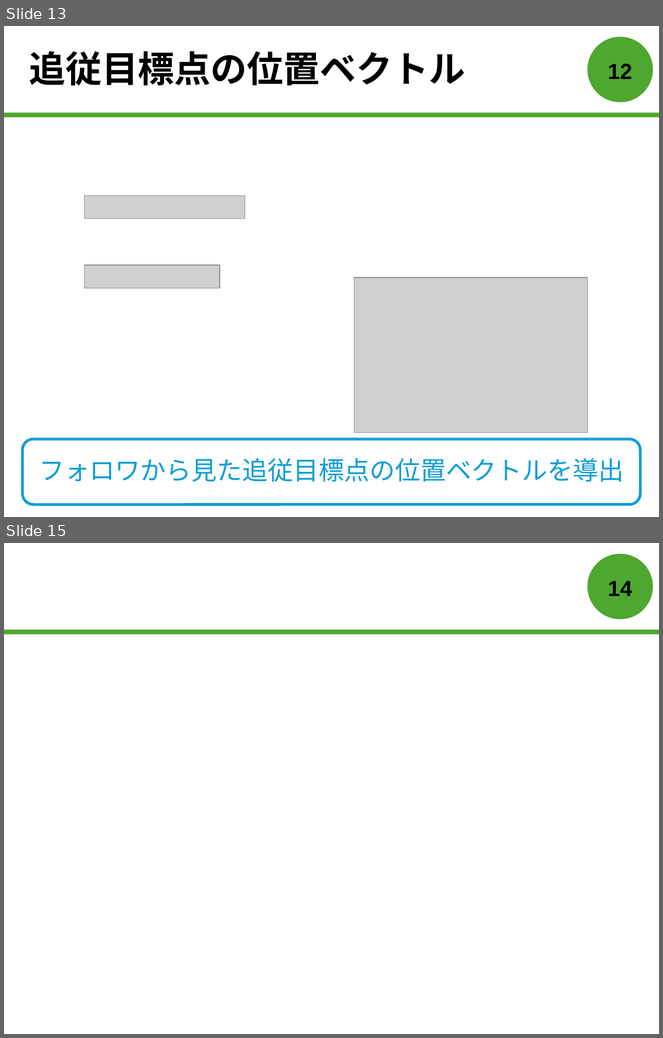
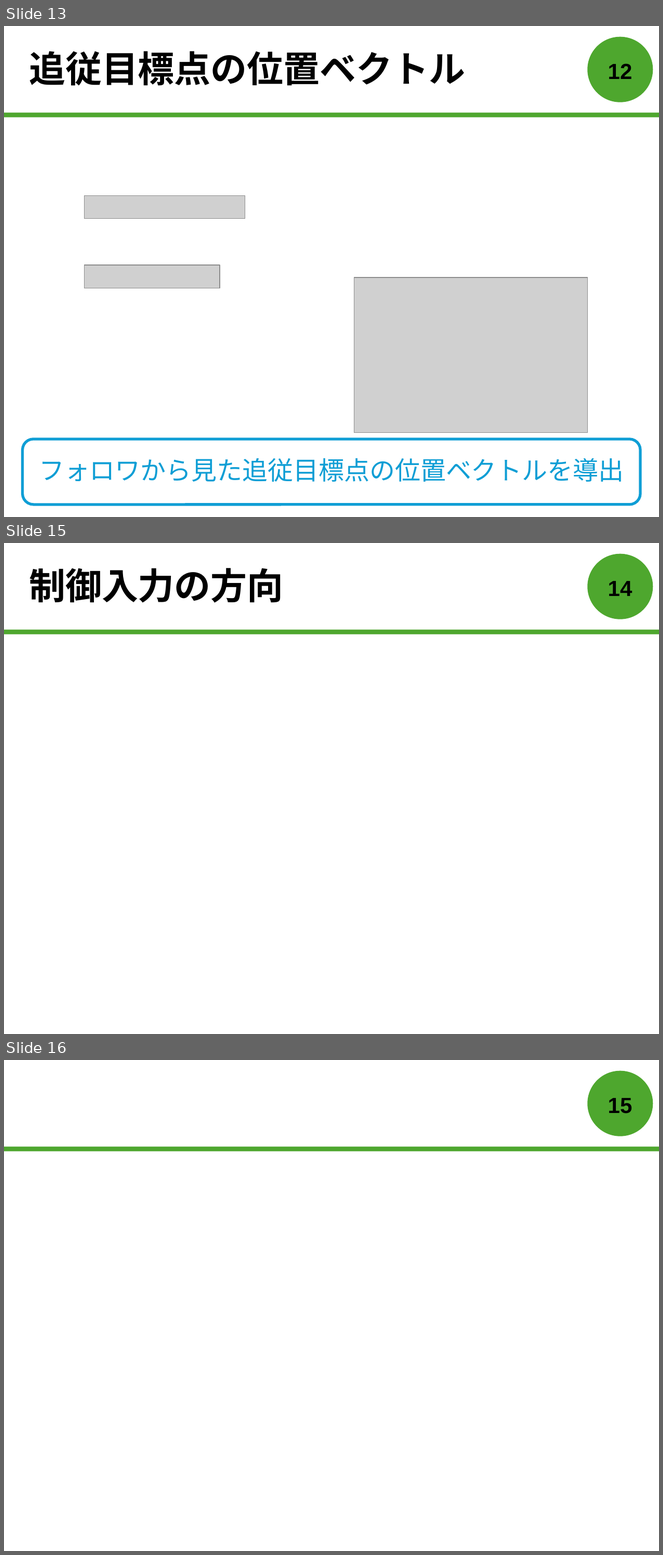
Before and after one commit to forest-book/MatlabLOSFormation, a slide deck: 森本皓斗.pptx. Shown one above the other, each under a label of ours: slides 13 and 15 before the commit, slides 13, 15 and 16 after it; the slides between them are not shown. The pictures are 663x1038 and 663x1555 pixels, drawn with LibreOffice and Linux fonts; fonts in the diff are those of the drawing; grey boxes stand for pictures. Boxes give left, top, right and bottom in pixels: in the first picture for what was removed or moved away, otherwise in the second. Text is boxed around its words. In the diff, an @@ line names an element or a change of style, - is before the commit and + after.

```diff
--- a/森本皓斗.pptx
+++ b/森本皓斗.pptx
@@ slide 15 added at [4,543,659,1034], background #FFFFFF; not listed: 2 template elements that a slide beside it also shows @@
@@ title added at [29,568,284,603], 40 pt, text #000000, bold @@
+制御入力の方向
@@ page number added at [608,581,633,596], 24 pt, text #000000, bold @@
+14
@@ what was slide 15 is now slide 16 @@
@@ page number at [608,1098,633,1114]: text changed @@
-14
+15
```
Also in this commit, not shown: 2 slides changed, 3 other slides added.
